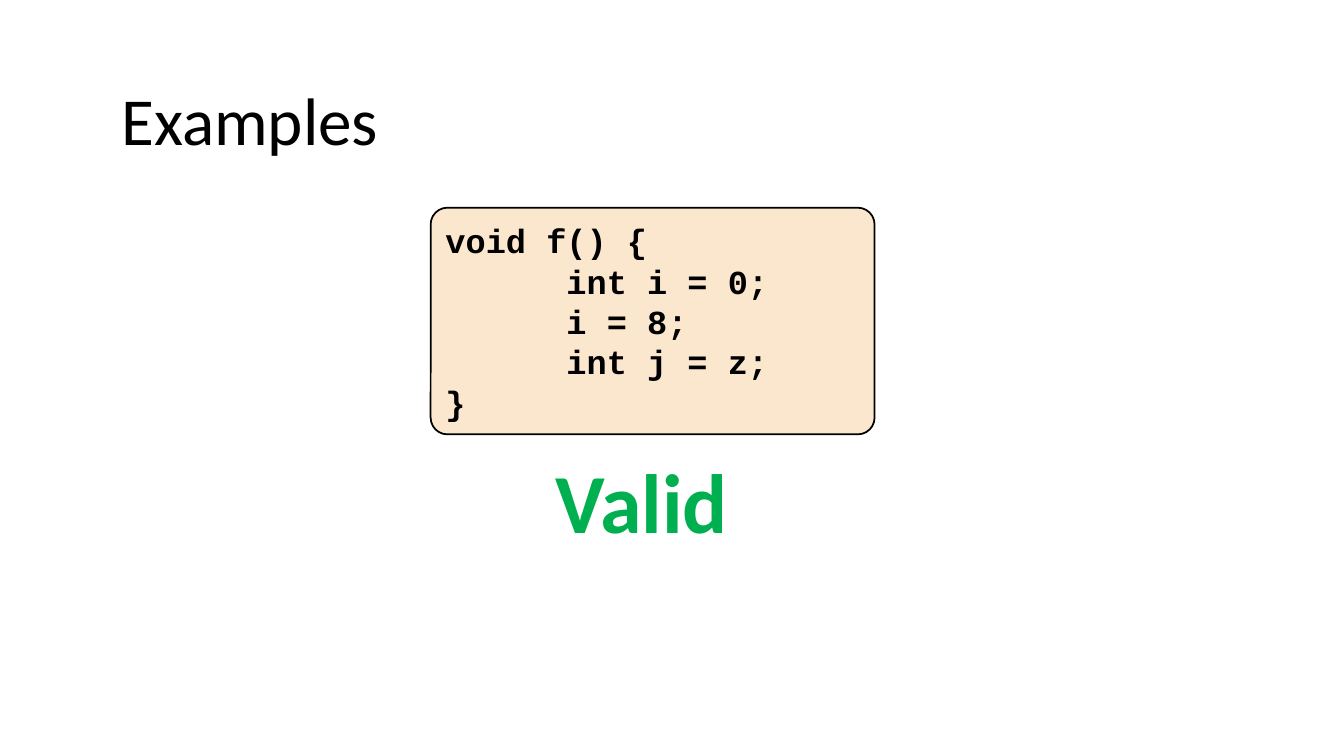
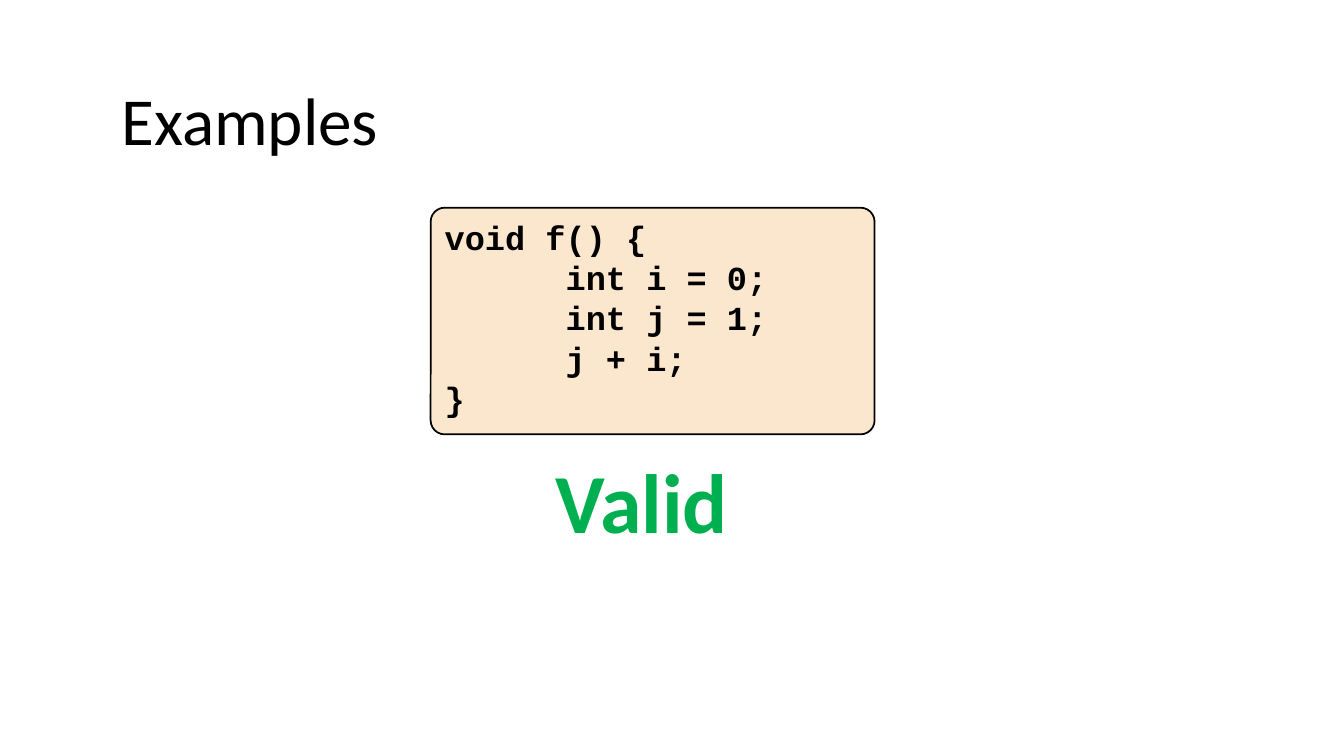
Before and after one commit to nivshani/compilation, a slide deck: slide 15 of slides/top_down_parsing.pptx (slide 17 before the commit). Drawn at 1344x756 pixels with LibreOffice and Linux fonts; fonts in the diff are those of the drawing. Boxes give left, top, right and bottom in pixels: in the first picture for what was removed or moved away, otherwise in the second. Text is boxed around its words. In the diff, an @@ line names an element or a change of style, - is before the commit and + after.

```diff
--- a/slides/top_down_parsing.pptx
+++ b/slides/top_down_parsing.pptx
@@ rounded rectangle "void f() {" at (431,208,874,435): vertical alignment middle to top; proportions changed @@
@@ text in rounded rectangle at (566,306,767,378): text changed @@
-i = 8;
-int j = z;
+int j = 1;
+j + i;
```
Also in this commit, not shown: 17 other slides changed, 3 slides added, 4 slides removed, 1 other file.
